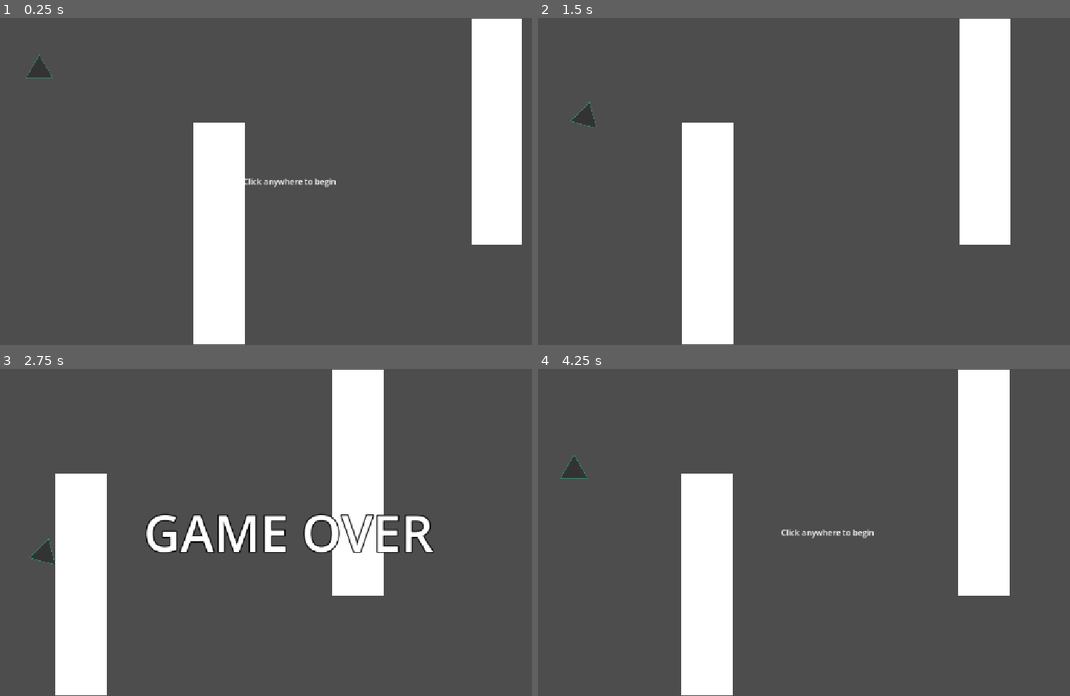
Above: before the commit, frames 1-4 (two rows, left to right).
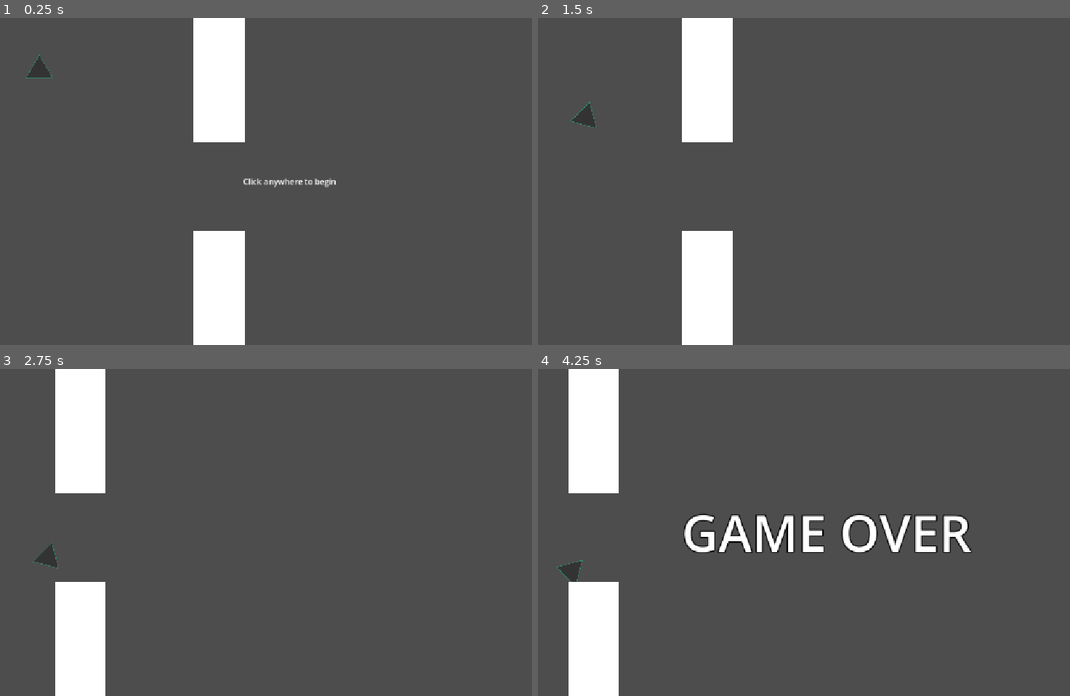
Above: after the commit, the same moments.

Repository: nouxinf/wave2
Game: Godot game, scene res://main.tscn
Two runs of this game, one before a commit and one after it. Both use one fixed random seed, a clock stepped at 60 frames per second and the inputs below.
Inputs (mouse positions are in pixels of both pictures, inside the frame that each line leads up to):
- Up to frame 1 (0.25 s): no input
- Up to frame 2 (1.5 s): tap Enter at 0.5 s; move the mouse to (952, 165) at 0.52 s; hold Right 0.53-1.28 s; click (952, 165) at 0.6 s; move the mouse to (708, 197) at 1.27 s; hold Down from 1.28 s (still down); tap Alt at 1.35 s
- Up to frame 3 (2.75 s): move the mouse to (345, 460) at 2.02 s; release Down at 2.03 s; hold Right from 2.03 s (still down); tap Shift at 2.1 s
- Up to frame 4 (4.25 s): move the mouse to (798, 597) at 2.77 s; release Right at 2.78 s; hold Up 2.78-3.53 s; click (798, 597) at 2.85 s; tap Enter at 3.5 s; move the mouse to (1000, 581) at 3.52 s; hold Left from 3.53 s (still down); tap Alt at 3.6 s

The runs differ from the first frame. In frame 1, 12% of the frame differs, in the area x 36-99%, y 0-100%; in frame 2, 12%; in frame 3, 15%; in frame 4, 23%, in the area x 3-89%, y 0-100%.

Commit message:
add shape2 and shape3

Diff:
--- a/map.gd
+++ b/map.gd
@@ -2,16 +2,18 @@
 
 @export var shapes: Array[PackedScene] = [
 	preload("res://shapes/shape0.tscn"),
-	preload("res://shapes/shape1.tscn")
+	preload("res://shapes/shape1.tscn"),
+	preload("res://shapes/shape2.tscn"),
+	preload("res://shapes/shape3.tscn")
 ]
 
-const shapeWidths = [50, 50]
+const shapeWidths = [50, 50, 300, 50]
 # Called when the node enters the scene tree for the first time.
 func _ready() -> void:
-	const map = [0, 1, 0]
+	const map = [3]
 	var x = 400
 	for i in map:
-		var shape_instance = shapes[map[i]].instantiate()
+		var shape_instance = shapes[i].instantiate()
 		shape_instance.global_position = Vector2(x, 648)
 		get_tree().current_scene.add_child(shape_instance)
 		x += shapeWidths[i] + 500
--- /dev/null
+++ b/shapes/shape2.tscn
@@ -0,0 +1,19 @@
+[gd_scene format=3 uid="uid://jlpq14xtyi0l"]
+
+[sub_resource type="RectangleShape2D" id="RectangleShape2D_00gvo"]
+size = Vector2(50, 450)
+
+[node name="Node2D" type="Node2D" unique_id=132690509]
+
+[node name="Area2D" type="Area2D" parent="." unique_id=44238216 groups=["obstacles"]]
+position = Vector2(0, -198)
+scale = Vector2(12, 0.992)
+
+[node name="ColorRect" type="ColorRect" parent="Area2D" unique_id=283396815]
+offset_top = -450.0
+offset_right = 50.0
+
+[node name="CollisionShape2D" type="CollisionShape2D" parent="Area2D" unique_id=501534031]
+position = Vector2(25, -225)
+scale = Vector2(1, 1.0000007)
+shape = SubResource("RectangleShape2D_00gvo")
--- /dev/null
+++ b/shapes/shape3.tscn
@@ -0,0 +1,31 @@
+[gd_scene format=3 uid="uid://wufncuh5sfbr"]
+
+[sub_resource type="RectangleShape2D" id="RectangleShape2D_00gvo"]
+size = Vector2(50, 450)
+
+[node name="Node2D" type="Node2D" unique_id=132690509]
+
+[node name="Area2D" type="Area2D" parent="." unique_id=44238216 groups=["obstacles"]]
+scale = Vector2(2, 0.5)
+
+[node name="ColorRect" type="ColorRect" parent="Area2D" unique_id=283396815]
+offset_top = -450.0
+offset_right = 50.0
+
+[node name="CollisionShape2D" type="CollisionShape2D" parent="Area2D" unique_id=501534031]
+position = Vector2(25, -225)
+scale = Vector2(1, 1.0000007)
+shape = SubResource("RectangleShape2D_00gvo")
+
+[node name="Area2D2" type="Area2D" parent="." unique_id=1768242851 groups=["obstacles"]]
+position = Vector2(0, -400)
+scale = Vector2(2, 1)
+
+[node name="ColorRect" type="ColorRect" parent="Area2D2" unique_id=1148454619]
+offset_top = -450.0
+offset_right = 50.0
+
+[node name="CollisionShape2D" type="CollisionShape2D" parent="Area2D2" unique_id=307926328]
+position = Vector2(25, -225)
+scale = Vector2(1, 1.0000007)
+shape = SubResource("RectangleShape2D_00gvo")
